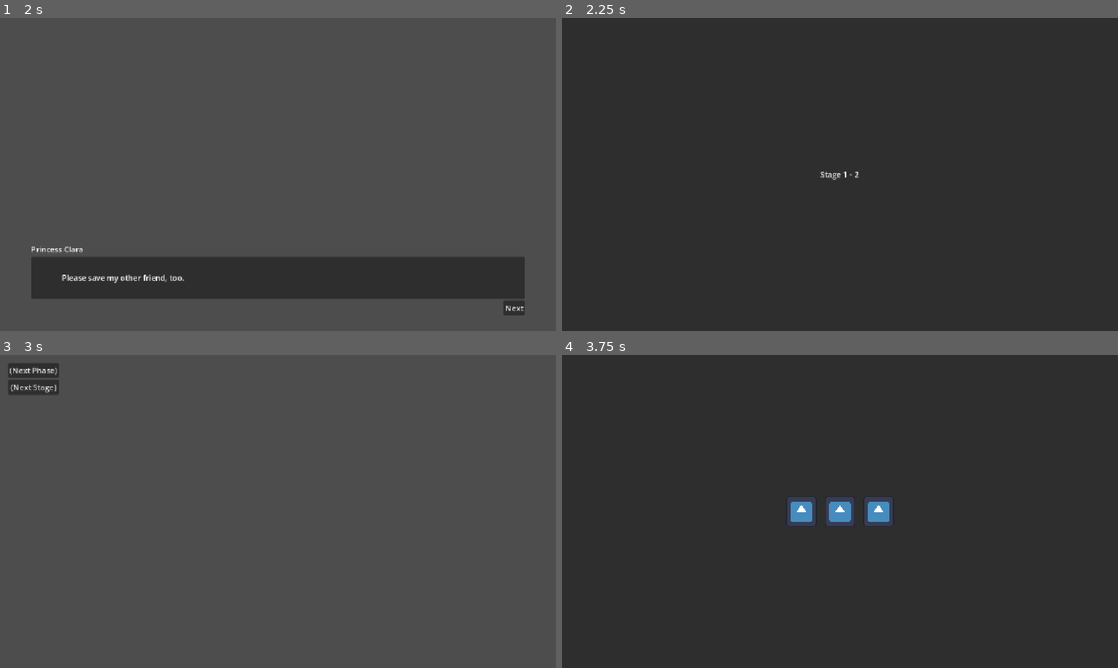
Above: before the commit, frames 1-4 (two rows, left to right).
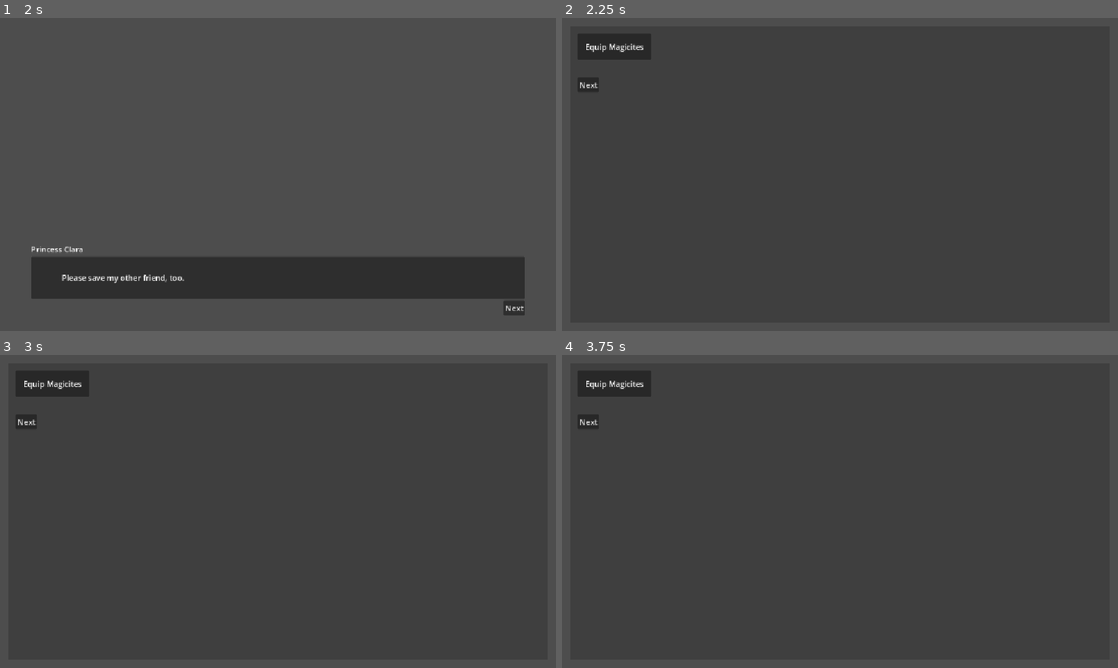
Above: after the commit, the same moments.

Repository: Adnyropast/pwkz-godot-4.7
Game: Godot game, scene res://scenes/rescue_screen.tscn
Same seed, same stepped clock (60 frames per second), same inputs: the game is played once before the commit and once after it. The project has no main scene, so this scene is started directly. The engine's default icon, where the game draws it, is replaced by a stand-in: a white triangle on a blue panel in a dark square.
Inputs (mouse positions are in pixels of both pictures, inside the frame that each line leads up to):
- Up to frame 1 (2 s): click "Next" at 0.5 s; click "Next" at 1.25 s
- Up to frame 2 (2.25 s): click "Next" at 2 s
- Up to frame 3 (3 s): tap Enter (ui_accept) at 2.75 s
- Up to frame 4 (3.75 s): tap Enter (ui_accept) at 3.02 s; click (595, 370) at 3.5 s, where only the run before the commit has a clickable "(Next Phase)"

Frame 1 is identical in both runs. In frame 2, 8.4% of the frame differs, in the area x 0-100%, y 0-100%; in frame 3, 0.9%; in frame 4, 9.2%.

Commit message:
feat: add magicites equip screen

Diff:
--- /dev/null
+++ b/scenes/equip_screen_popup.gd
@@ -0,0 +1,6 @@
+extends Control
+
+signal next_button_pressed
+
+func _on_button_next_pressed() -> void:
+	next_button_pressed.emit()
--- /dev/null
+++ b/scenes/equip_screen_popup.tscn
@@ -0,0 +1,77 @@
+[gd_scene format=3 uid="uid://cm1ddmc83vqld"]
+
+[ext_resource type="Script" uid="uid://bows52bnqirnl" path="res://scenes/equip_screen_popup.gd" id="1_n3kyq"]
+
+[sub_resource type="StyleBoxFlat" id="StyleBoxFlat_wl4qe"]
+bg_color = Color(0.24705882, 0.24705882, 0.24705882, 1)
+
+[node name="EquipScreenPopup" type="Control" unique_id=1172492885]
+layout_mode = 3
+anchors_preset = 15
+anchor_right = 1.0
+anchor_bottom = 1.0
+grow_horizontal = 2
+grow_vertical = 2
+script = ExtResource("1_n3kyq")
+
+[node name="MarginContainer" type="MarginContainer" parent="." unique_id=1608314811]
+layout_mode = 1
+anchors_preset = 15
+anchor_right = 1.0
+anchor_bottom = 1.0
+grow_horizontal = 2
+grow_vertical = 2
+theme_override_constants/margin_left = 16
+theme_override_constants/margin_top = 16
+theme_override_constants/margin_right = 16
+theme_override_constants/margin_bottom = 16
+
+[node name="PanelContainer" type="PanelContainer" parent="MarginContainer" unique_id=1870755576]
+layout_mode = 2
+theme_override_styles/panel = SubResource("StyleBoxFlat_wl4qe")
+
+[node name="VBoxContainer" type="VBoxContainer" parent="MarginContainer/PanelContainer" unique_id=34955312]
+layout_mode = 2
+
+[node name="HBoxContainer" type="HBoxContainer" parent="MarginContainer/PanelContainer/VBoxContainer" unique_id=2141859621]
+layout_mode = 2
+
+[node name="MarginContainer" type="MarginContainer" parent="MarginContainer/PanelContainer/VBoxContainer/HBoxContainer" unique_id=1796745112]
+layout_mode = 2
+theme_override_constants/margin_left = 16
+theme_override_constants/margin_top = 16
+theme_override_constants/margin_right = 16
+theme_override_constants/margin_bottom = 16
+
+[node name="PanelContainer" type="PanelContainer" parent="MarginContainer/PanelContainer/VBoxContainer/HBoxContainer/MarginContainer" unique_id=2001164890]
+layout_mode = 2
+
+[node name="MarginContainer" type="MarginContainer" parent="MarginContainer/PanelContainer/VBoxContainer/HBoxContainer/MarginContainer/PanelContainer" unique_id=1693005184]
+layout_mode = 2
+theme_override_constants/margin_left = 16
+theme_override_constants/margin_top = 16
+theme_override_constants/margin_right = 16
+theme_override_constants/margin_bottom = 16
+
+[node name="Label" type="Label" parent="MarginContainer/PanelContainer/VBoxContainer/HBoxContainer/MarginContainer/PanelContainer/MarginContainer" unique_id=1504962343]
+layout_mode = 2
+text = "Equip Magicites"
+
+[node name="HBoxContainer2" type="HBoxContainer" parent="MarginContainer/PanelContainer/VBoxContainer" unique_id=2050765173]
+layout_mode = 2
+
+[node name="MarginContainer" type="MarginContainer" parent="MarginContainer/PanelContainer/VBoxContainer/HBoxContainer2" unique_id=859972929]
+layout_mode = 2
+theme_override_constants/margin_left = 16
+theme_override_constants/margin_top = 16
+theme_override_constants/margin_right = 16
+theme_override_constants/margin_bottom = 16
+
+[node name="VBoxContainer" type="VBoxContainer" parent="MarginContainer/PanelContainer/VBoxContainer/HBoxContainer2/MarginContainer" unique_id=1097453498]
+layout_mode = 2
+
+[node name="ButtonNext" type="Button" parent="MarginContainer/PanelContainer/VBoxContainer/HBoxContainer2/MarginContainer/VBoxContainer" unique_id=1940554181]
+layout_mode = 2
+text = "Next"
+
+[connection signal="pressed" from="MarginContainer/PanelContainer/VBoxContainer/HBoxContainer2/MarginContainer/VBoxContainer/ButtonNext" to="." method="_on_button_next_pressed"]
--- a/scenes/rescue_screen.gd
+++ b/scenes/rescue_screen.gd
@@ -5,6 +5,7 @@
 const STEP_END: int = 2
 const STEP_END_RESULTS: int = 3
 const STEP_REWARDS: int = 4
+const STEP_EQUIP_SCREEN: int = 5
 
 @onready var dialogue_box: Node = $MarginContainer/DialogueBox
 var step: int = STEP_0
@@ -26,6 +27,8 @@
 		init_step_rewards()
 	elif step == STEP_END_RESULTS:
 		init_step_end_results()
+	elif step == STEP_EQUIP_SCREEN:
+		init_step_equip_screen()
 	else:
 		end_step()
 
@@ -38,6 +41,8 @@
 		cleanup_step_rewards()
 	elif step == STEP_END_RESULTS:
 		cleanup_step_end_results()
+	elif step == STEP_EQUIP_SCREEN:
+		cleanup_step_equip_screen()
 	else:
 		end_step()
 
@@ -52,7 +57,7 @@
 	dialogue_box.set_message("Please save my other friend, too.")
 
 func cleanup_step_1() -> void:
-	init_step(STEP_END)
+	init_step(STEP_EQUIP_SCREEN)
 
 func init_step_end_results() -> void:
 	PopupInterfaces.open_end_results_popup(cleanup_step)
@@ -69,5 +74,11 @@
 	else:
 		init_step(STEP_1)
 
+func init_step_equip_screen() -> void:
+	PopupInterfaces.open_equip_screen_popup(cleanup_step)
+
+func cleanup_step_equip_screen() -> void:
+	init_step(STEP_END)
+
 func end_step() -> void:
 	WorldState.end_rescue()
--- a/scenes/stage.gd
+++ b/scenes/stage.gd
@@ -28,4 +28,7 @@
 			text_box_node.set_victory()
 
 func on_rewards_closed() -> void:
+	PopupInterfaces.open_equip_screen_popup(on_equip_screen_closed)
+
+func on_equip_screen_closed() -> void:
 	WorldState.next_phase()
--- a/static/PopupInterfaces.gd
+++ b/static/PopupInterfaces.gd
@@ -17,3 +17,11 @@
 	next_button_pressed.connect(callback_callable)
 	next_button_pressed.connect(popup.queue_free)
 	tree.root.add_child(popup)
+
+static func open_equip_screen_popup(callback_callable: Callable) -> void:
+	var tree: SceneTree = Engine.get_main_loop()
+	var popup = preload("res://scenes/equip_screen_popup.tscn").instantiate()
+	var next_button_pressed: Signal = popup.next_button_pressed
+	next_button_pressed.connect(callback_callable)
+	next_button_pressed.connect(popup.queue_free)
+	tree.root.add_child(popup)
Not shown, added: scenes/equip_screen_popup.gd.uid
